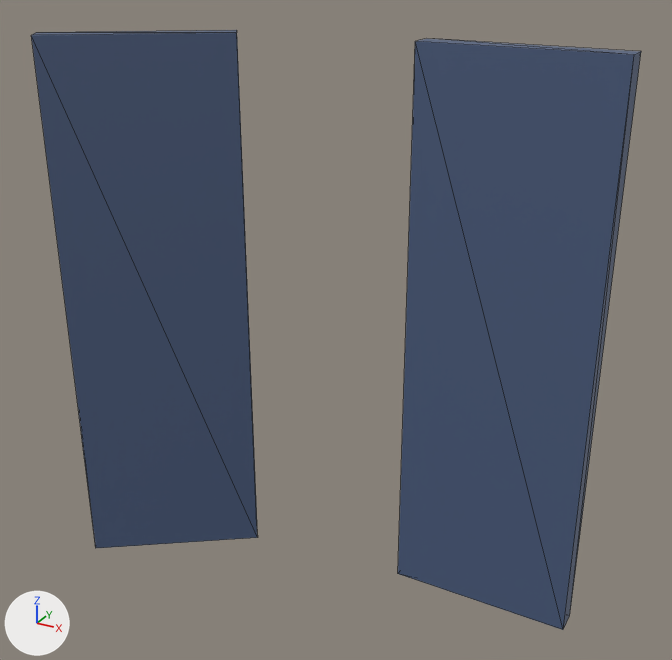
One commit to the glTF model models/start-doors.glb: the scene before it, then after it.
One viewpoint serves both versions: a 50 mm camera at (2.3, -1.99, 4.37) aimed at (-0.37, 2.88, 1.93). Arrows for +X, +Y and +Z are at lower left; the lights stay in place. Mesh edges are drawn as thin lines. Where no turn or scale is listed for an object, it has been applied to the vertices. Vertices at the same position are counted once.

Names of what the first picture shows: 'start.door.left', 'start.door.right'.
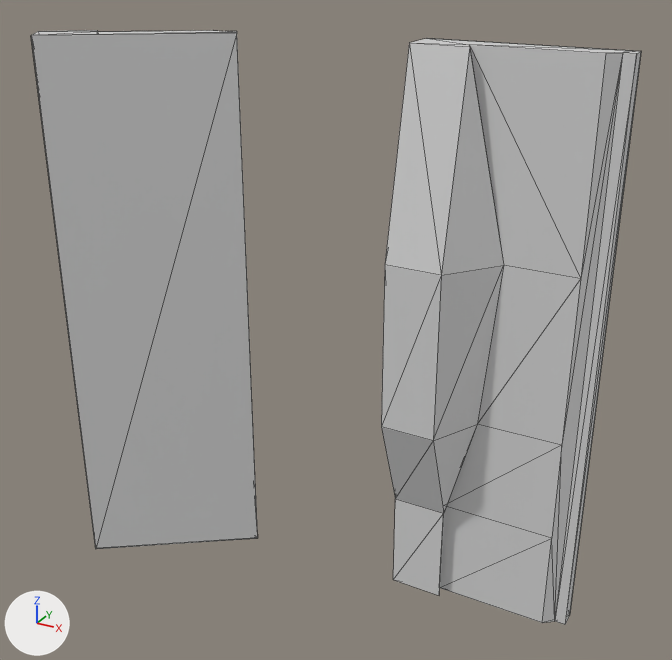
Pixel boxes [x1, y1, x2, y2] of what changed, in the pictures (672 x 660 px):
'start.door.right', reshaped (7% wider): before [398, 38, 641, 630]; after [381, 38, 641, 625]
'start.door.left', reshaped: before [31, 30, 258, 548]; after [31, 30, 258, 549]

Diff of the bpy script that builds the scene:
```diff
--- a/models/start-doors.glb.py
+++ b/models/start-doors.glb.py
@@ mat_material_startdoors_light @@
+mat_material_startdoors_light = bpy.data.materials.new('Material.startdoors.light')
+mat_material_startdoors_light.use_nodes = True; mat_material_startdoors_light.node_tree.nodes.clear()
+_N = mat_material_startdoors_light.node_tree.nodes; _L = mat_material_startdoors_light.node_tree.links
+n0 = _N.new('ShaderNodeBsdfPrincipled'); n0.name = 'Principled BSDF'
+n1 = _N.new('ShaderNodeOutputMaterial'); n1.name = 'Material Output'
+n2 = _N.new('ShaderNodeVertexColor'); n2.name = 'Color Attribute'
+_L.new(n0.outputs[0], n1.inputs[0])  # 'BSDF' to 'Surface'
+_L.new(n2.outputs[0], n0.inputs[0])  # 'Color' to 'Base Color'
@@ me_plane_017 @@
 # used by ob_start_door_left; location = (-1.194, 3.076, 0.0)
-me_plane_017.from_pydata(...)  # 8 vertices, 10 faces; spans x -1.0..0.09, y -0.83..0.0, z 0.0..3.74
-me_plane_017.materials.append(mat_material_wall_start_light)  # blue #4c5e7f
+me_plane_017.from_pydata(...)  # 32 vertices, 60 faces; spans x -1.2..0.1, y -0.84..-0.05, z 0.0..3.74
+# me_plane_017 part 1
+# 2 vertices are removed from x -1.0..0.0, y -0.71..0.0, z 0.0..3.74
+# 10 faces are deleted
+# 2 vertices move from x -1.0..0.0, y -0.71..0.0, z 0.0..3.74 to x -1.05..-0.12, y -0.64..-0.08, z 0.0..3.74
+# 26 vertices are added at x -1.2..0.1, y -0.84..-0.05, z 0.0..3.74
+# 60 new faces join them
+me_plane_017.materials.append(mat_material_startdoors_light)
@@ me_plane_015 @@
 # used by ob_start_door_right; location = (1.261, 3.076, 0.0)
-me_plane_015.from_pydata(...)  # 8 vertices, 12 faces; spans x -1.23..0.0, y 0.0..0.16, z 0.0..3.74
-me_plane_015.materials.append(mat_material_wall_start_light)  # blue #4c5e7f
+me_plane_015.from_pydata(...)  # 32 vertices, 60 faces; spans x -1.23..0.0, y -0.33..0.17, z 0.0..3.74
+# me_plane_015 part 2
+# 1 vertex is removed from x 0.0, y 0.0, z 3.74
+# 12 faces are deleted
+# 3 vertices move from x -1.23..0.0, y 0.0, z 0.0..3.74 to x -1.23..-0.14, y 0.0..0.17, z 0.0..3.74
+# 20 vertices are added at x -1.23..0.0, y -0.33..0.17, z 0.0..3.74
+# 5 new vertices lie (0.36, 0.0, 0.0) away from vertices in x -1.23, y -0.33..-0.08, z 0.0..3.74
+# 60 new faces join them
+me_plane_015.materials.append(mat_material_startdoors_light)
```
